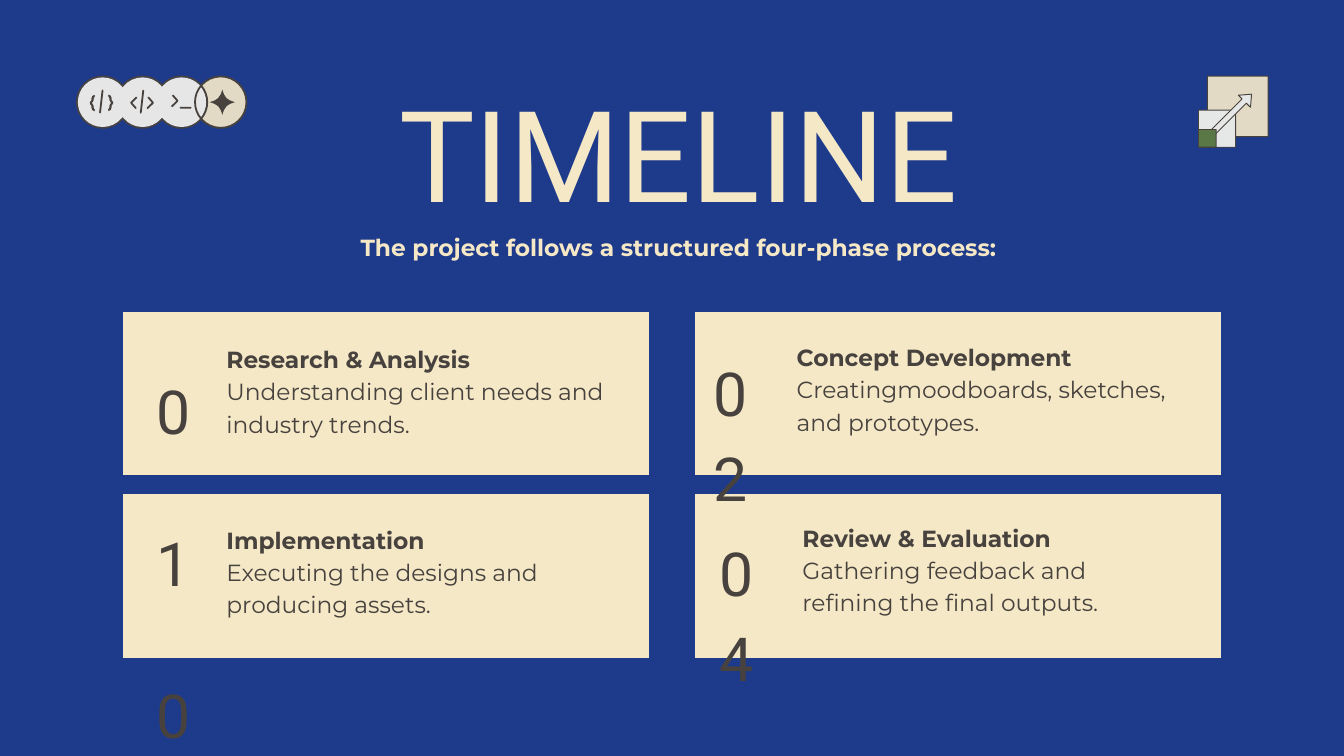
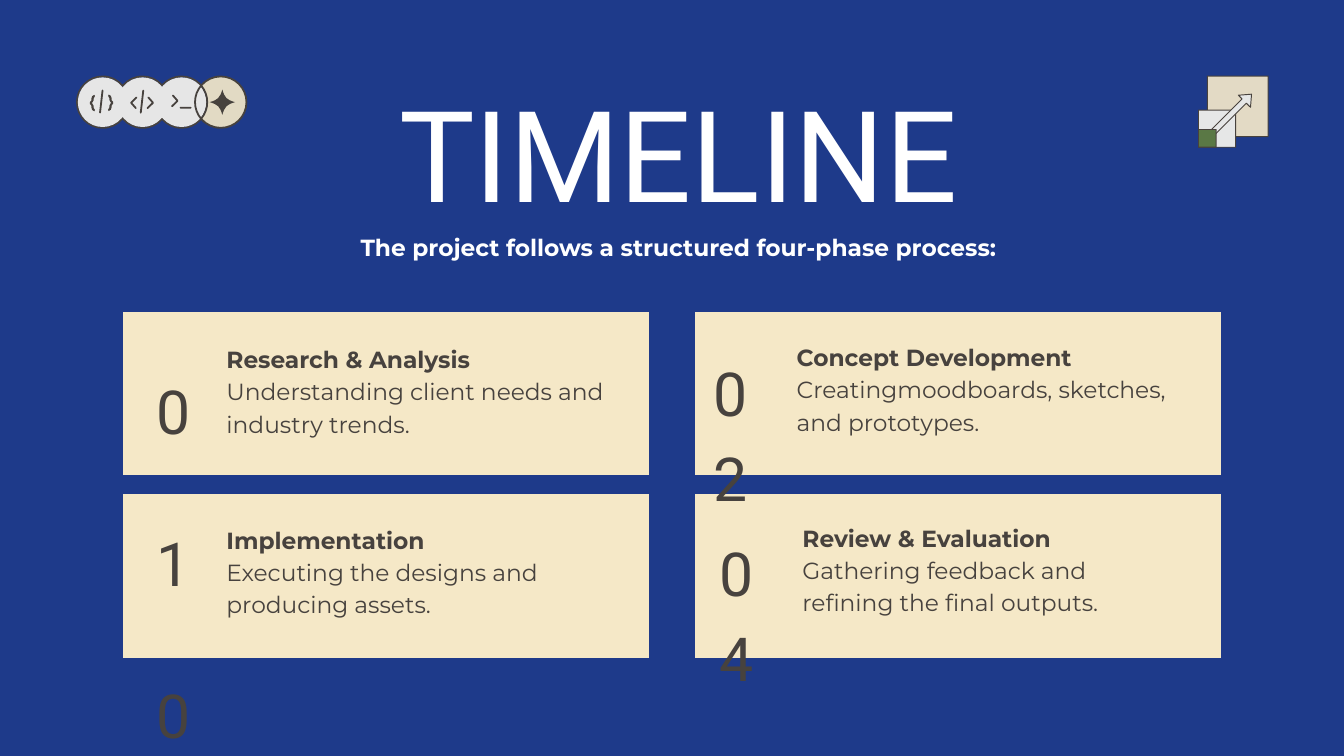
Before and after one commit to Liche008/Eng-Soft2-Grupo2, a slide deck: slide 17 of Apresentacao.pptx. Drawn at 1344x756 pixels with LibreOffice and Linux fonts; fonts in the diff are those of the drawing. Boxes give left, top, right and bottom in pixels: in the first picture for what was removed or moved away, otherwise in the second. Text is boxed around its words. In the diff, an @@ line names an element or a change of style, - is before the commit and + after.

```diff
--- a/Apresentacao.pptx
+++ b/Apresentacao.pptx
@@ text "TIMELINE" at (361, 111, 996, 261): text colour #F5E8C7 to #FFFFFF @@
```
Also in this commit, not shown: 10 other slides changed, 7 slides added, 7 slides removed.
